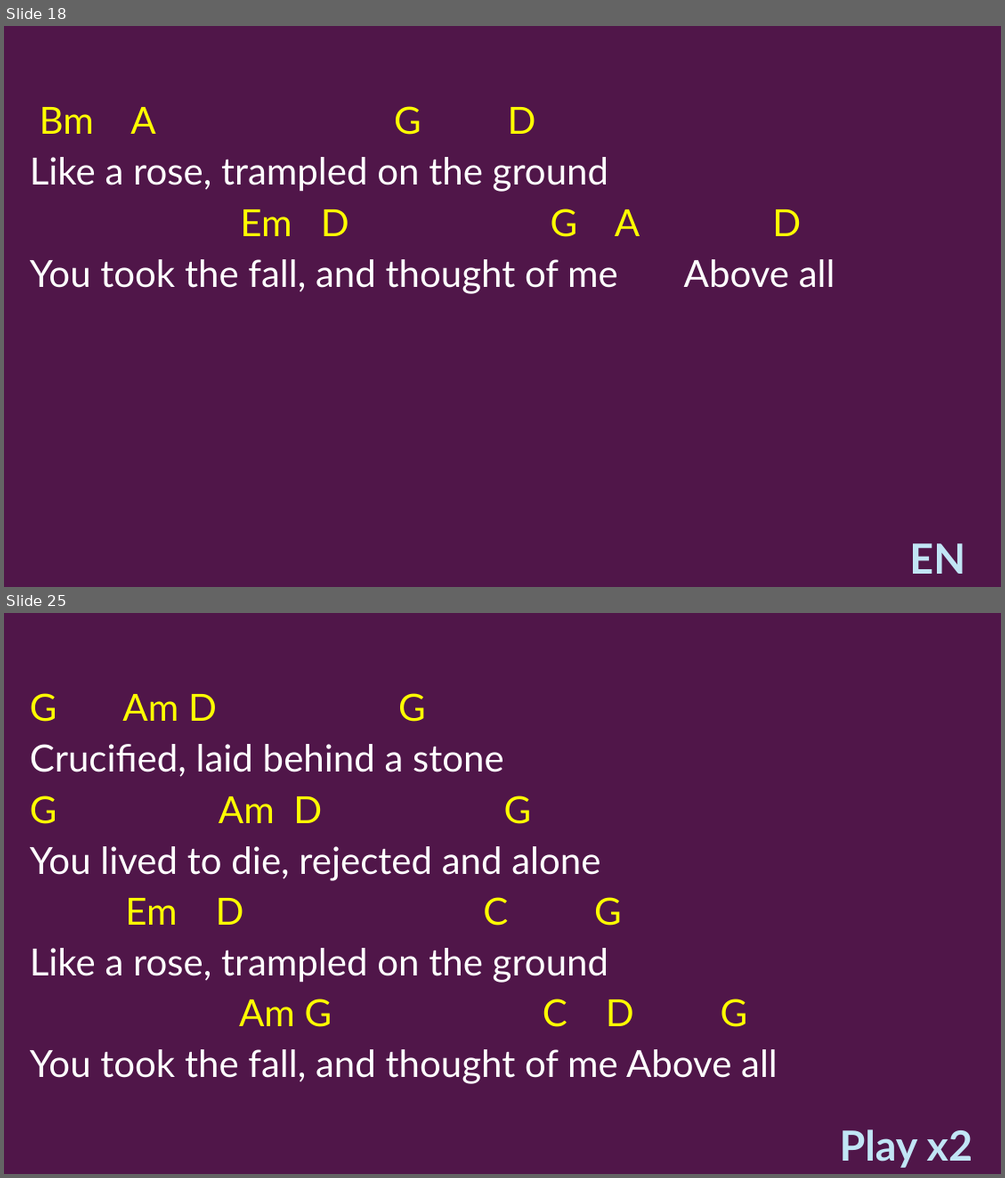
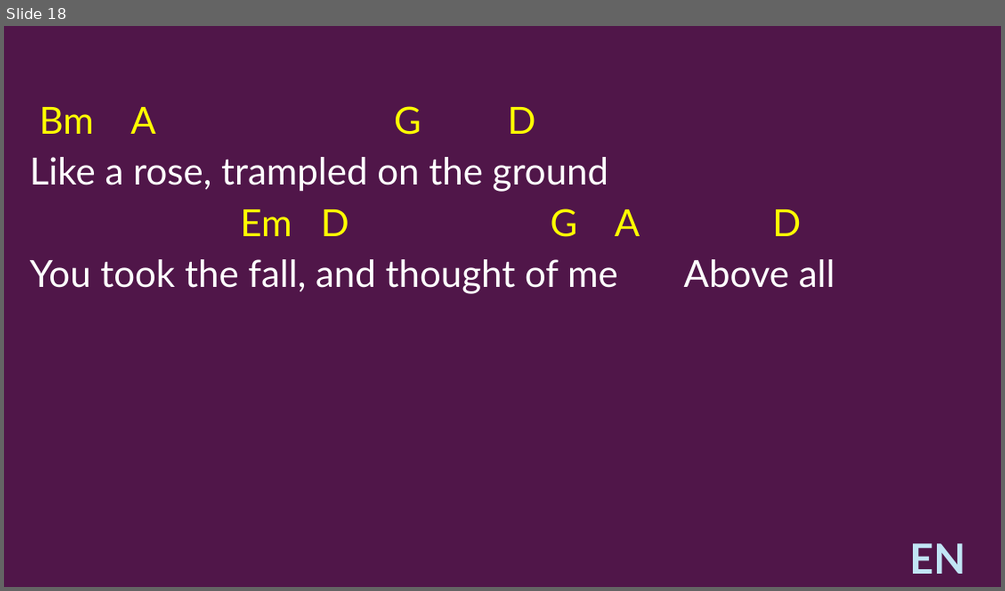
Before and after one commit to kendall412/worship, a slide deck: set/2026-11-08 ECBC-CH.pptx. Shown one above the other, each under a label of ours: slides 18 and 25 before the commit, slide 18 after it; the slides between them are not shown. The pictures are 1005x1178 and 1005x591 pixels, drawn with LibreOffice and Linux fonts; fonts in the diff are those of the drawing. Boxes give left, top, right and bottom in pixels: in the first picture for what was removed or moved away, otherwise in the second. Text is boxed around its words. In the diff, an @@ line names an element or a change of style, - is before the commit and + after.

```diff
--- a/set/2026-11-08 ECBC-CH.pptx
+++ b/set/2026-11-08 ECBC-CH.pptx
@@ slide 25 removed at (x1=4, y1=613, x2=1001, y2=1174), background #501649 @@
@@ subtitle removed at (x1=30, y1=693, x2=777, y2=1084) @@
-G Am D G
-Crucified, laid behind a stone
-G Am D G
-You lived to die, rejected and alone
-Em D C G
-Like a rose, trampled on the ground
-Am G C D G
-You took the fall, and thought of me Above all
@@ text removed at (x1=840, y1=1129, x2=972, y2=1167) @@
-Play x2
```
Also in this commit, not shown: 7 other slides removed, 14 other files.
